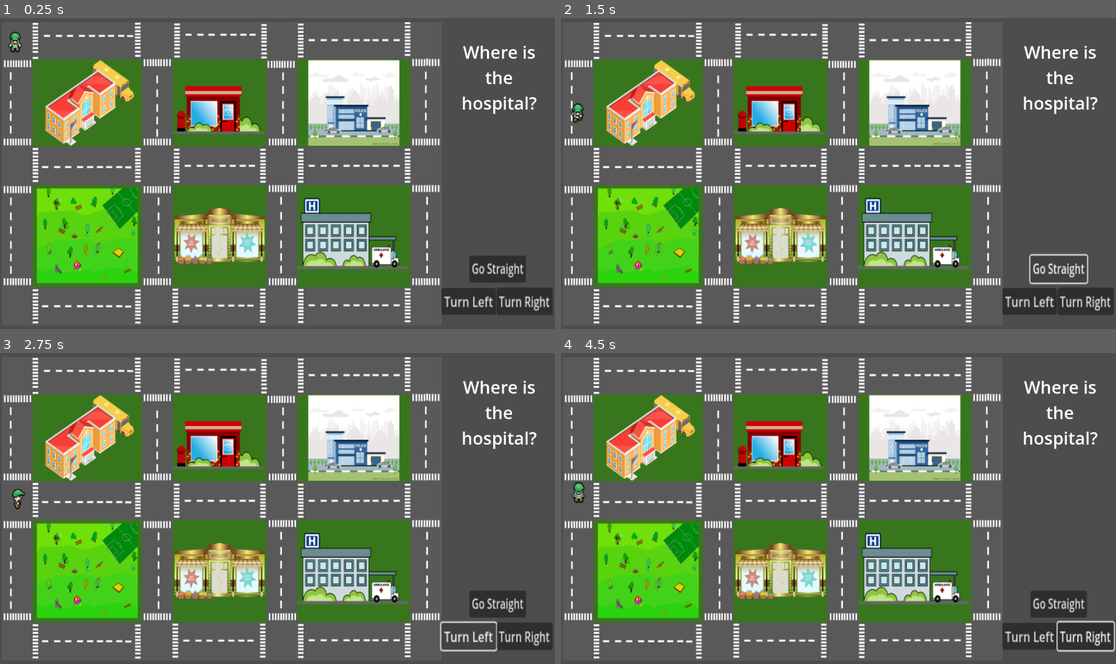
Above: before the commit, frames 1-4 (two rows, left to right).
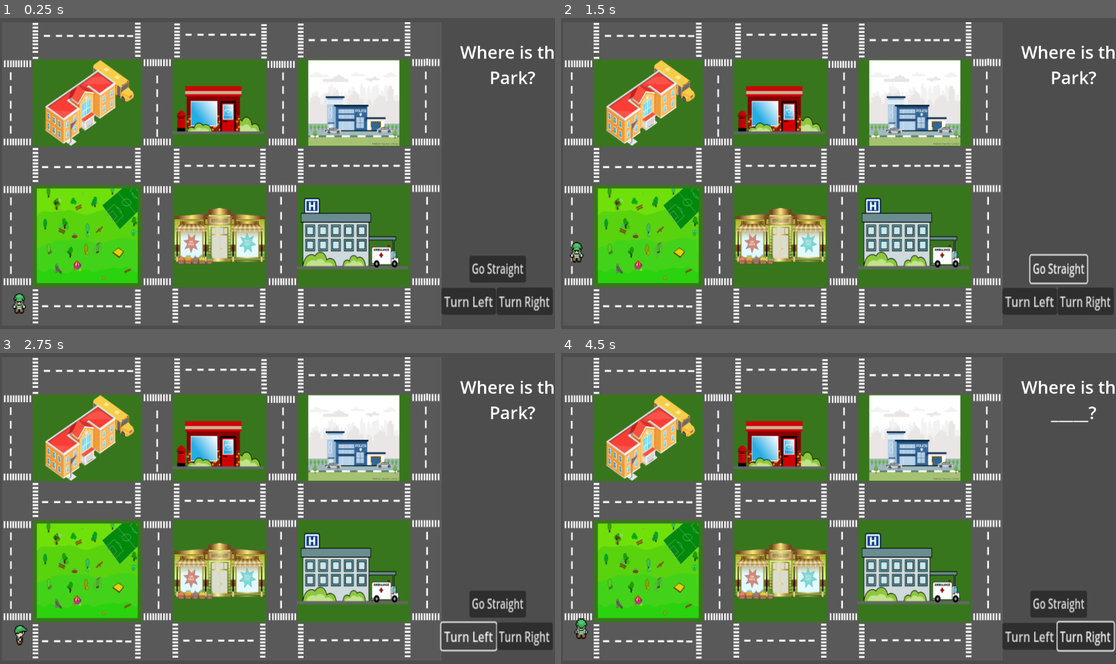
Above: after the commit, the same moments.

Repository: FisheyMug/DirectionsApp
Game: Godot game, scene res://Scenes/Level/level.tscn
The game is run twice, just before and just after one commit, with the same random seed, the same clock (stepped at 60 frames per second) and the same inputs.
Inputs (mouse positions are in pixels of both pictures, inside the frame that each line leads up to):
- Up to frame 1 (0.25 s): no input
- Up to frame 2 (1.5 s): click "Go Straight" at 0.5 s; click "Go Straight" at 1.25 s
- Up to frame 3 (2.75 s): click "Turn Left" at 2 s
- Up to frame 4 (4.5 s): click "Turn Right" at 2.75 s; tap Enter at 3.5 s; move the mouse to (649, 436) at 3.52 s; hold Right (turn_right) from 3.53 s (still down); click (649, 436) at 3.6 s; tap Up (go_straight) at 3.8, 4.35 s; tap Space at 4.25 s; move the mouse to (783, 440) at 4.27 s

The runs differ from the first frame. In frame 1, 1.1% of the frame differs, in the area x 1-100%, y 4-96%; in frame 2, 1.1%; in frame 3, 1.1%; in frame 4, 1.1%.

Commit message:
mechanics working, still needs polishing up

Diff:
--- a/Scenes/Level/level.gd
+++ b/Scenes/Level/level.gd
@@ -0,0 +1,51 @@
+extends Node2D
+
+var current_goal = Globals.goal
+var locations = []
+var road_markers = []
+var start_position: Vector2
+var start_timer: bool = false
+
+# Called when the node enters the scene tree for the first time.
+func _ready():
+	for node in $locations.get_children():
+		locations.append(node)
+	for node in $MoveMarkers/Road.get_children():
+		road_markers.append(node)
+	select_random_goal()
+	select_random_start_location()
+	$Sentence/WinMessage.hide()
+
+func globals_goal_changed():
+	if Globals.changing:
+		current_goal = Globals.goal
+		print(current_goal)
+		Globals.changing = false
+		$Sentence/Label.text = "Where is the _____?"
+
+func select_random_goal():
+	current_goal = locations[randi() % 6].name
+	Globals.goal = current_goal
+	$Sentence/Label.text = "Where is the " + current_goal + "?"
+
+func select_random_start_location():
+	start_position = road_markers[randi() % road_markers.size() + 1].position
+	$Player.position = start_position
+
+
+func check_win():
+	if Globals.win == true:
+		start_timer = true
+		$Sentence/WinMessage.show()
+		if start_timer == true:
+			$Timers/WinMessage.start()
+			start_timer = false
+			Globals.win = false
+
+func _on_win_message_timeout():
+	print("Timer is working")
+	get_tree().reload_current_scene()
+
+func _process(_delta):
+	globals_goal_changed()
+	check_win()
--- a/Scenes/Level/level.tscn
+++ b/Scenes/Level/level.tscn
@@ -1,6 +1,7 @@
-[gd_scene load_steps=6 format=3 uid="uid://v02upfldb2cj"]
+[gd_scene load_steps=8 format=3 uid="uid://v02upfldb2cj"]
 
 [ext_resource type="PackedScene" uid="uid://bwnmaok0huh34" path="res://Scenes/Player/player.tscn" id="1_od2qp"]
+[ext_resource type="Script" path="res://Scenes/Level/level.gd" id="1_qv64o"]
 [ext_resource type="Texture2D" uid="uid://bnl7fr1v4ktc" path="res://Graphics/My town.png" id="1_y16hc"]
 [ext_resource type="PackedScene" uid="uid://bhsnap3g2nlqe" path="res://Scenes/Object/move_marker.tscn" id="2_su74p"]
 [ext_resource type="PackedScene" uid="uid://couad5h3svcls" path="res://Scenes/Object/location.tscn" id="4_xvbuw"]
@@ -8,9 +9,18 @@
 [sub_resource type="LabelSettings" id="LabelSettings_gklj6"]
 font_size = 36
 
+[sub_resource type="LabelSettings" id="LabelSettings_bar5a"]
+line_spacing = 10.0
+font_size = 100
+font_color = Color(1, 0.227451, 0.203922, 1)
+outline_color = Color(0, 0, 0, 1)
+shadow_size = 25
+shadow_color = Color(0.0117647, 0.0117647, 0.0117647, 0.298039)
+
 [node name="Level" type="Node2D"]
 position = Vector2(3, 8)
 scale = Vector2(0.786746, 0.946529)
+script = ExtResource("1_qv64o")
 
 [node name="Sprite2D" type="Sprite2D" parent="."]
 position = Vector2(581, 335)
@@ -112,35 +122,15 @@
 [node name="Move_marker28" parent="MoveMarkers/Road" instance=ExtResource("2_su74p")]
 position = Vector2(737, 485)
 
-[node name="LocationEntrance" type="Node2D" parent="MoveMarkers"]
-
-[node name="SchoolEntrance" parent="MoveMarkers/LocationEntrance" instance=ExtResource("2_su74p")]
-position = Vector2(229, 181)
-
-[node name="PostOfficeEntrance" parent="MoveMarkers/LocationEntrance" instance=ExtResource("2_su74p")]
-position = Vector2(578, 180)
-
-[node name="PoliceEntrance" parent="MoveMarkers/LocationEntrance" instance=ExtResource("2_su74p")]
-position = Vector2(932, 184)
-
-[node name="ParkEntrance" parent="MoveMarkers/LocationEntrance" instance=ExtResource("2_su74p")]
-position = Vector2(226, 473)
-
-[node name="SuperMarketEntrance" parent="MoveMarkers/LocationEntrance" instance=ExtResource("2_su74p")]
-position = Vector2(576, 482)
-
-[node name="HospitalEntrance" parent="MoveMarkers/LocationEntrance" instance=ExtResource("2_su74p")]
-position = Vector2(933, 486)
-
 [node name="locations" type="Node2D" parent="."]
 
 [node name="School" parent="locations" instance=ExtResource("4_xvbuw")]
 position = Vector2(232, 180)
 
-[node name="PostOffice" parent="locations" instance=ExtResource("4_xvbuw")]
+[node name="Post Office" parent="locations" instance=ExtResource("4_xvbuw")]
 position = Vector2(580, 183)
 
-[node name="PoliceStation" parent="locations" instance=ExtResource("4_xvbuw")]
+[node name="Police Station" parent="locations" instance=ExtResource("4_xvbuw")]
 position = Vector2(930, 182)
 
 [node name="Hospital" parent="locations" instance=ExtResource("4_xvbuw")]
@@ -180,18 +170,35 @@
 scale = Vector2(1.66126, 1.94301)
 text = "Turn Right"
 
-[node name="CanvasLayer" type="CanvasLayer" parent="."]
-
-[node name="Label" type="Label" parent="CanvasLayer"]
+[node name="Sentence" type="CanvasLayer" parent="."]
+
+[node name="Label" type="Label" parent="Sentence"]
 offset_left = 927.0
 offset_top = 47.0
-offset_right = 1146.0
+offset_right = 1201.0
 offset_bottom = 237.0
 text = "Where is the hospital?"
 label_settings = SubResource("LabelSettings_gklj6")
 horizontal_alignment = 1
 autowrap_mode = 3
 
+[node name="WinMessage" type="Label" parent="Sentence"]
+offset_left = 93.0
+offset_top = 138.0
+offset_right = 893.0
+offset_bottom = 422.0
+text = "Congratulations!
+You Made It!"
+label_settings = SubResource("LabelSettings_bar5a")
+horizontal_alignment = 1
+
+[node name="Timers" type="Node2D" parent="."]
+
+[node name="WinMessage" type="Timer" parent="Timers"]
+wait_time = 3.0
+one_shot = true
+
 [connection signal="pressed" from="Buttons/Go_Straight" to="Player" method="_on_go_straight_pressed"]
 [connection signal="pressed" from="Buttons/Turn_Left" to="Player" method="_on_turn_left_pressed"]
 [connection signal="pressed" from="Buttons/Turn_Right" to="Player" method="_on_turn_right_pressed"]
+[connection signal="timeout" from="Timers/WinMessage" to="." method="_on_win_message_timeout"]
--- /dev/null
+++ b/Scenes/Object/globals.gd
@@ -0,0 +1,6 @@
+extends Node
+
+var changing: bool = false
+var goal: String
+var win: bool = false
+var reset:bool = false
--- a/Scenes/Object/location.gd
+++ b/Scenes/Object/location.gd
@@ -1,21 +1,31 @@
 extends Area2D
 
-@export var goal: String
 var mouse_hover: bool = false
+signal set_goal(goal)
 
 func _on_body_entered(_body):
 	print("You have entered the " + self.name)
+	if self.name == Globals.goal:
+		print("Congrats, you win!")
+		Globals.win = true
+	elif self.name != Globals.goal:
+		print("reset")
+		Globals.reset = true
 
+
+#region Clicking on buildings
 
 func _on_mouse_entered():
 	mouse_hover = true
-	print(mouse_hover)
 
-func _input(event):
-	if event.is_action_released("click") and mouse_hover:
-		goal = self.name
-		print(goal)
 
 func _on_mouse_exited():
 	mouse_hover = false
-	print(mouse_hover)
+
+
+func _on_input_event(_viewport, event, _shape_idx):
+		if event.is_action_released("click") and mouse_hover:
+			Globals.changing = true
+			Globals.goal = self.name
+			set_goal.emit(Globals.goal)
+#endregion
--- a/Scenes/Object/location.tscn
+++ b/Scenes/Object/location.tscn
@@ -3,7 +3,7 @@
 [ext_resource type="Script" path="res://Scenes/Object/location.gd" id="1_q701y"]
 
 [sub_resource type="RectangleShape2D" id="RectangleShape2D_kiotk"]
-size = Vector2(51, 47)
+size = Vector2(190, 170)
 
 [node name="location" type="Area2D"]
 script = ExtResource("1_q701y")
@@ -13,5 +13,6 @@
 shape = SubResource("RectangleShape2D_kiotk")
 
 [connection signal="body_entered" from="." to="." method="_on_body_entered"]
+[connection signal="input_event" from="." to="." method="_on_input_event"]
 [connection signal="mouse_entered" from="." to="." method="_on_mouse_entered"]
 [connection signal="mouse_exited" from="." to="." method="_on_mouse_exited"]
--- /dev/null
+++ b/Scenes/Object/move_marker.gd
@@ -0,0 +1 @@
+extends Area2D
--- a/Scenes/Object/move_marker.tscn
+++ b/Scenes/Object/move_marker.tscn
@@ -1,8 +1,11 @@
-[gd_scene load_steps=2 format=3 uid="uid://bhsnap3g2nlqe"]
+[gd_scene load_steps=3 format=3 uid="uid://bhsnap3g2nlqe"]
+
+[ext_resource type="Script" path="res://Scenes/Object/move_marker.gd" id="1_ddm8v"]
 
 [sub_resource type="RectangleShape2D" id="RectangleShape2D_847bo"]
 
 [node name="MoveMarker" type="Area2D"]
+script = ExtResource("1_ddm8v")
 
 [node name="CollisionShape2D" type="CollisionShape2D" parent="."]
 shape = SubResource("RectangleShape2D_847bo")
--- a/Scenes/Player/player.gd
+++ b/Scenes/Player/player.gd
@@ -2,7 +2,7 @@
 
 @export var speed = 200
 var target = destination
-var moveable: bool = false
+var can_move_forward: bool = false
 var destination: Vector2
 var faceing: int = 0
 var animationToPlay = "WalkDown"
@@ -35,18 +35,17 @@
 		animationToPlay = "Walk_right"
 
 func _input(event):
-	if event.is_action_released("turn_right"):
+	if event.is_action_released("turn_right") and !player_moving:
 		$view.rotate(1.57)
 		rotation("right")
-		moveable = false
-	if event.is_action_released("turn_left"):
+		can_move_forward = false
+	if event.is_action_released("turn_left") and !player_moving:
 		$view.rotate(-1.57)
 		rotation("left")
-		moveable = false
+		can_move_forward = false
 	if event.is_action_released("go_straight"):
-		if moveable:
+		if can_move_forward and !player_moving:
 			target = destination
-			moveable = false
 			velocity = position.direction_to(target) * speed
 			$AnimationPlayer.play(animationToPlay)
 			player_moving = true
@@ -54,10 +53,8 @@
 
 func _on_view_area_entered(area):
 	destination = area.position
-	moveable = true
+	can_move_forward = true
 
-func _on_view_area_exited(_area):
-	player_moving = false
 
 
 func _physics_process(_delta):
@@ -66,7 +63,8 @@
 
 func _on_body_collision_area_entered(_area):
 	$AnimationPlayer.stop()
-
+	player_moving = false
+	can_move_forward = true
 
 
 #region Buttons
--- a/project.godot
+++ b/project.godot
@@ -14,6 +14,18 @@
 run/main_scene="res://Scenes/Level/level.tscn"
 config/features=PackedStringArray("4.2", "GL Compatibility")
 config/icon="res://icon.svg"
+
+[autoload]
+
+Globals="*res://Scenes/Object/globals.gd"
+
+[file_customization]
+
+folder_colors={
+"res://Scenes/Level/": "green",
+"res://Scenes/Object/": "orange",
+"res://Scenes/Player/": "blue"
+}
 
 [input]
 
